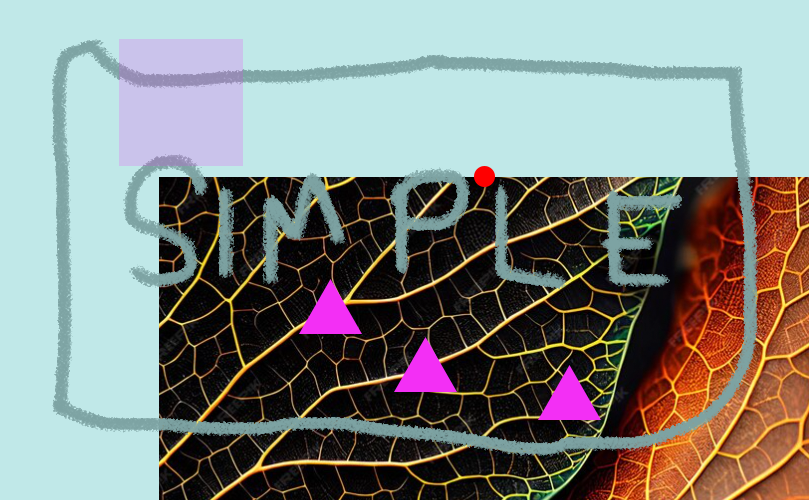
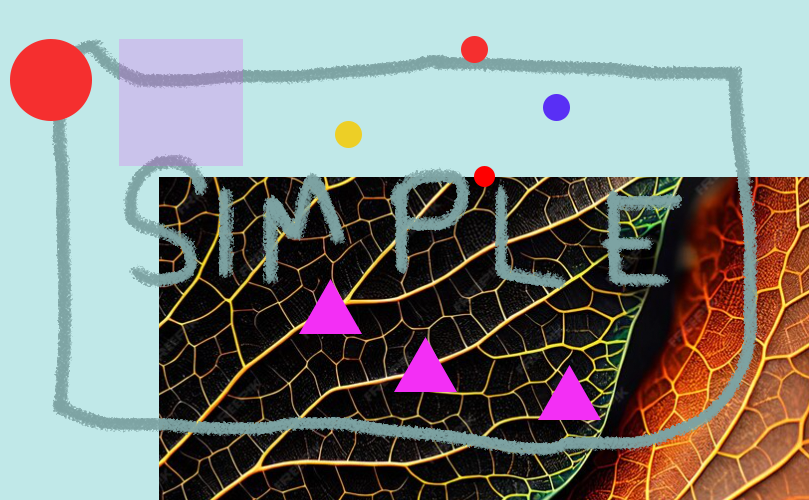
Layer changes from the first w=809, h=500 image to the second:
added group "demoSh | spritesheet | autoplacement: false," with 3 layers in group "sprites" over [335, 36, 570, 148]
added layer "Ellipse 1 copy 3" in group "demoSh | spritesheet | autoplacement: false," over [335, 121, 362, 148]
added layer "Ellipse 1 copy" in group "demoSh | spritesheet | autoplacement: false," over [543, 94, 570, 121]
added layer "Ellipse 1" in group "demoSh | spritesheet | autoplacement: false," over [461, 36, 488, 63]
added group "bounce | animation | frameRate: 5, yoyo: true" with 4 layers in group "nestedSprites" over [10, 39, 92, 121]
added layer "001" in group "bounce | animation | frameRate: 5, yoyo: true" over [10, 39, 92, 121]
